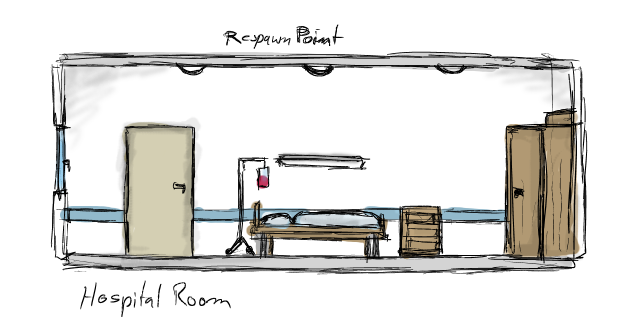
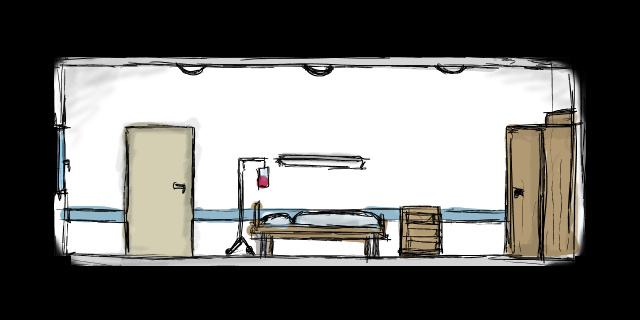
The second 640×320 image is a revision of the first. Changes to its layers:
added layer "New Layer#1" above "Background" over [0, 0, 640, 320]
